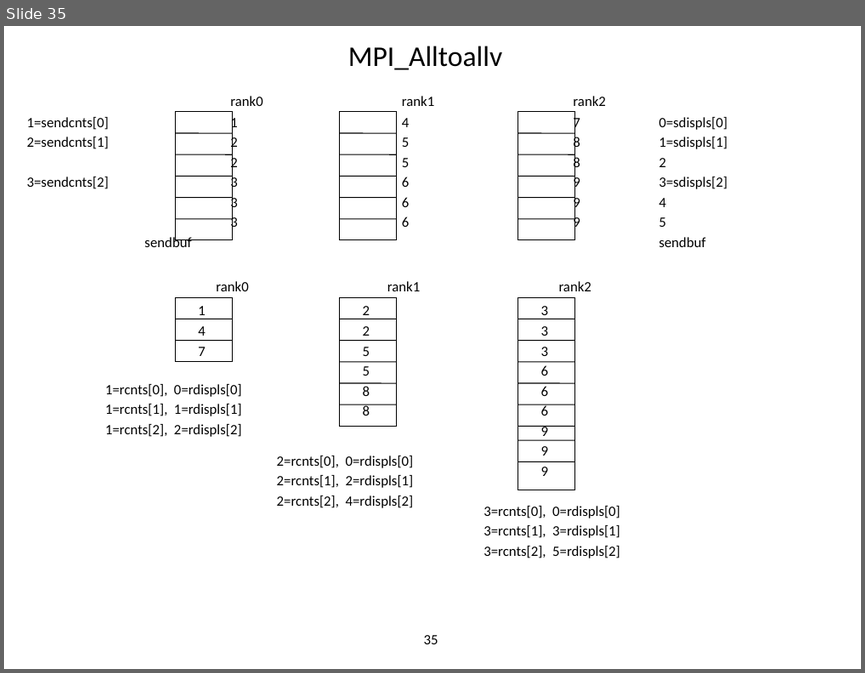
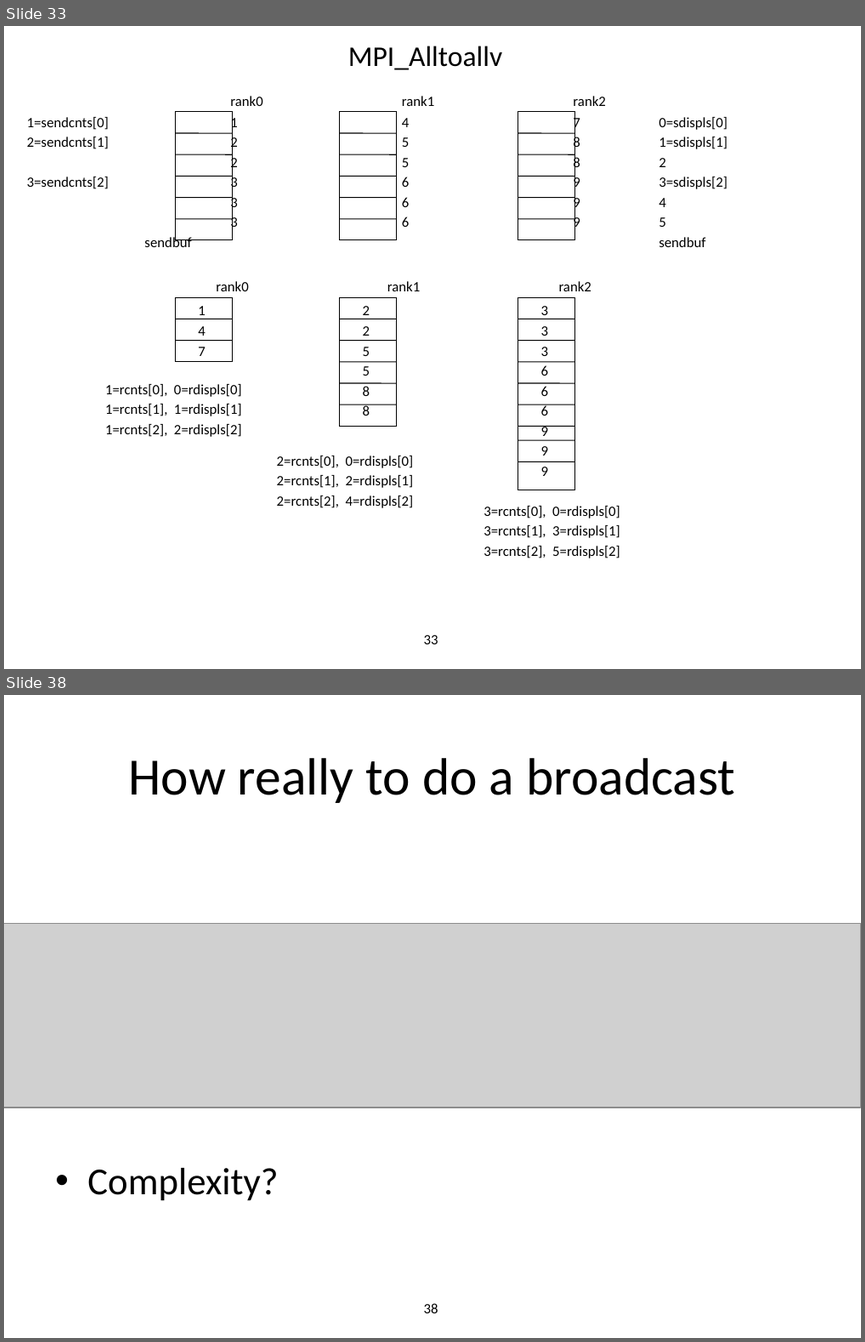
Before and after one commit to allenyllee/Parallel-Computing-Book, a slide deck: slides/MPI/MPI-collectives2.pptx. Shown one above the other, each under a label of ours: slide 35 before the commit, slides 33 and 38 after it; the slides between them are not shown. The pictures are 865x673 and 865x1342 pixels, drawn with LibreOffice and Linux fonts; fonts in the diff are those of the drawing; grey boxes stand for pictures; background and template pictures are left out. Boxes give left, top, right and bottom in pixels: in the first picture for what was removed or moved away, otherwise in the second. Text is boxed around its words. In the diff, an @@ line names an element or a change of style, - is before the commit and + after.

```diff
--- a/slides/MPI/MPI-collectives2.pptx
+++ b/slides/MPI/MPI-collectives2.pptx
@@ slide 38 added at <box>4,695,861,1338</box>, background #FFFFFF @@
@@ title added at <box>128,758,735,803</box>, 44 pt, text #000000 @@
+How really to do a broadcast
@@ picture added at <box>4,924,861,1108</box> @@
@@ text added at <box>87,1168,278,1201</box>, 32 pt, text #000000 @@
+• Complexity?
@@ page number added at <box>424,1303,438,1313</box>, 12 pt, text #000000 @@
+38
@@ what was slide 35 is now slide 33 @@
@@ page number at <box>424,635,438,644</box>: text changed @@
-35
+33
```
Also in this commit, not shown: 1 slide changed, 5 other slides added, 3 slides removed, 1 other file.
